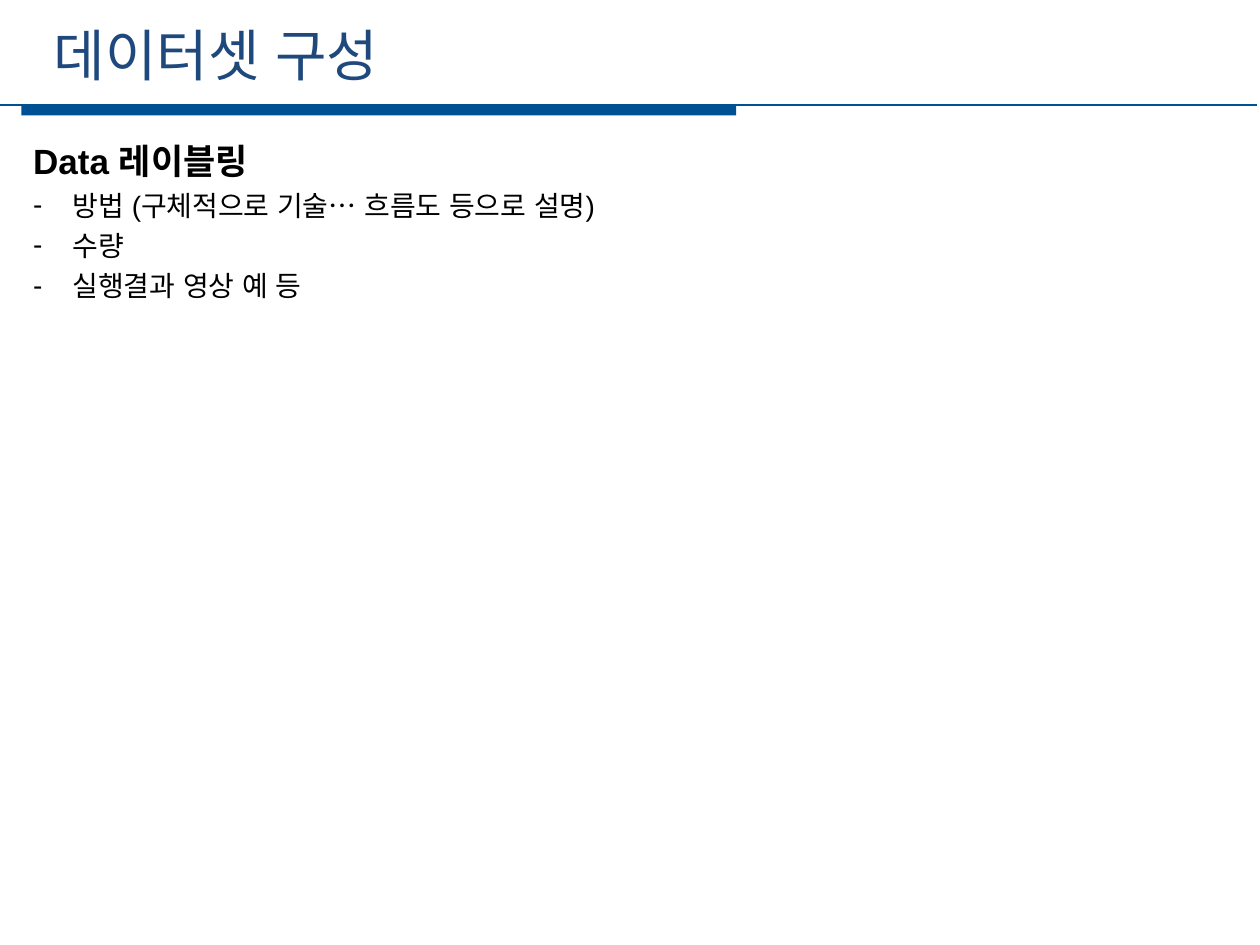
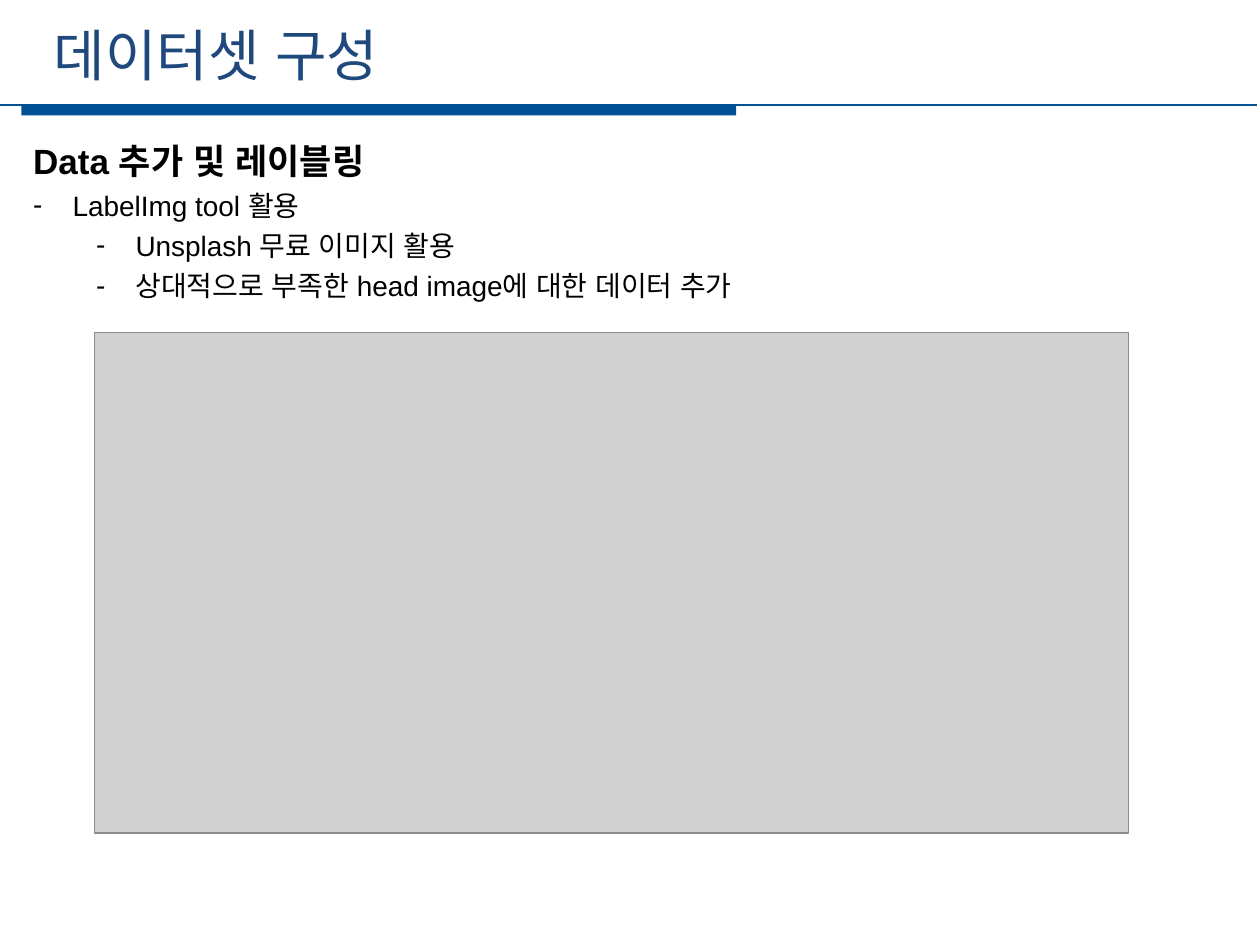
Before and after one commit to jun4879/cbnu_22_1_capstone, a slide deck: slide 5 of final_project/최종 발표/캡스톤 기말 프로젝트 21-6조.pptx. Drawn at 1260x945 pixels with LibreOffice and Linux fonts; fonts in the diff are those of the drawing; grey boxes stand for pictures. Boxes give left, top, right and bottom in pixels: in the first picture for what was removed or moved away, otherwise in the second. Text is boxed around its words. In the diff, an @@ line names an element or a change of style, - is before the commit and + after.

```diff
--- a/final_project/최종 발표/캡스톤 기말 프로젝트 21-6조.pptx
+++ b/final_project/최종 발표/캡스톤 기말 프로젝트 21-6조.pptx
@@ text at <box>33,144,731,301</box>: text changed @@
-Data 레이블링
-– 방법 (구체적으로 기술… 흐름도 등으로 설명)
-– 수량
-– 실행결과 영상 예 등
+Data 추가 및 레이블링
+– LabelImg tool 활용
+  – Unsplash 무료 이미지 활용
+  – 상대적으로 부족한 head image에 대한 데이터 추가
@@ picture added at <box>94,333,1129,833</box> @@
```
Also in this commit, not shown: 4 other slides changed, 2 slides added, 28 other files.
